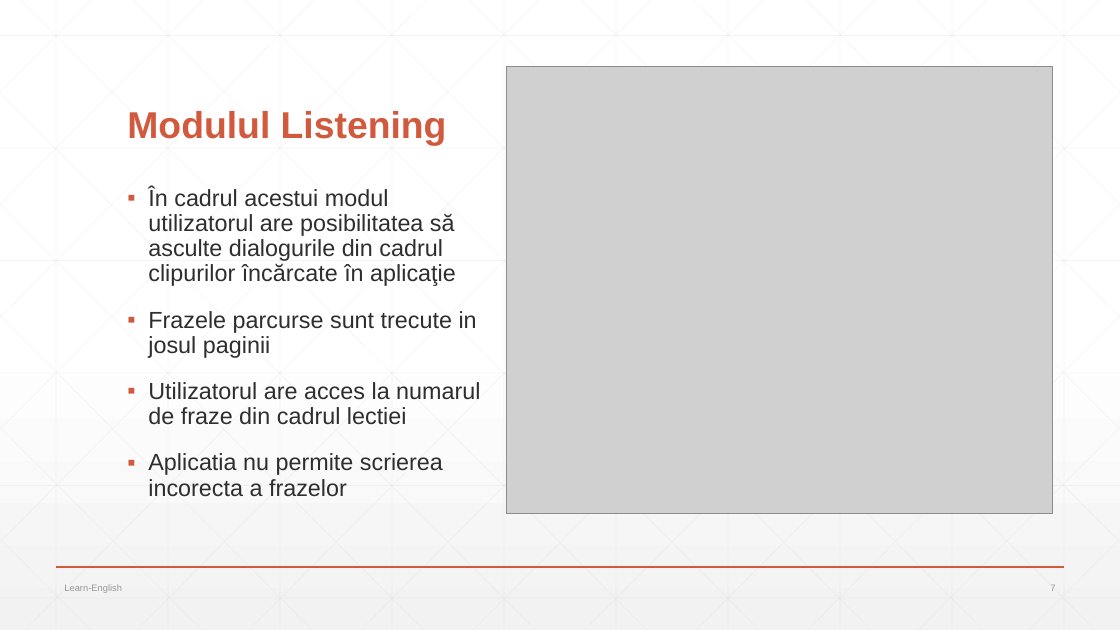
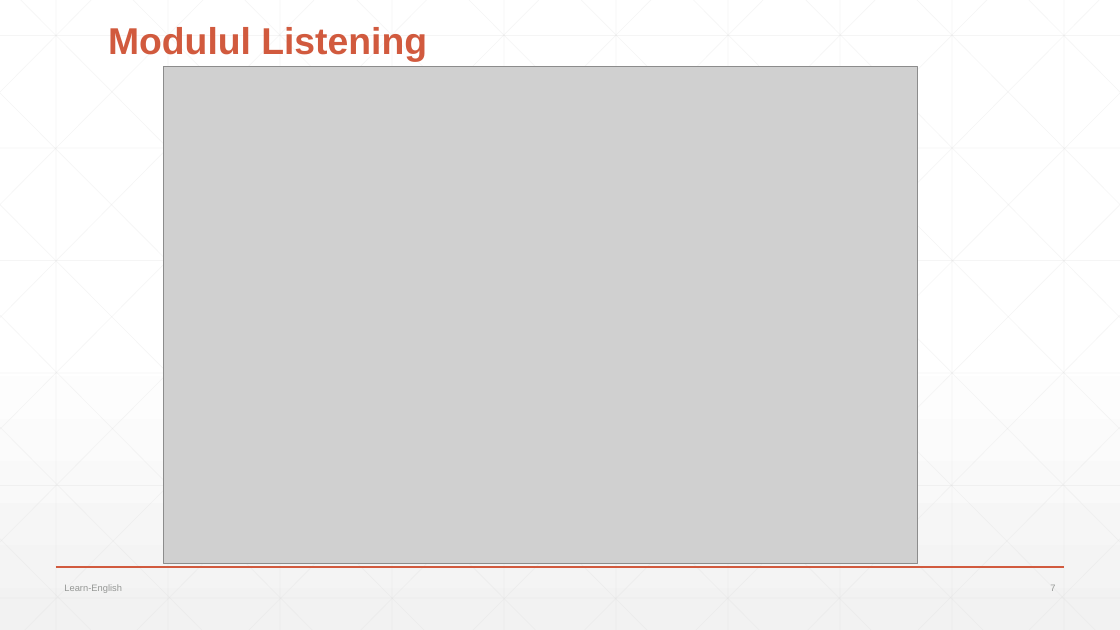
Before and after one commit to natalia031147/LearnEnglish, a slide deck: slide 7 of Prezentarea si Lucrarea scrisa/LEARN-ENGLISH-Prezentarea-Tasca Natalia.pptx. Drawn at 1120x630 pixels with LibreOffice and Linux fonts; fonts in the diff are those of the drawing; grey boxes stand for pictures. Boxes give left, top, right and bottom in pixels: in the first picture for what was removed or moved away, otherwise in the second. Text is boxed around its words. In the diff, an @@ line names an element or a change of style, - is before the commit and + after.

```diff
--- a/Prezentarea si Lucrarea scrisa/LEARN-ENGLISH-Prezentarea-Tasca Natalia.pptx
+++ b/Prezentarea si Lucrarea scrisa/LEARN-ENGLISH-Prezentarea-Tasca Natalia.pptx
@@ title "Modulul Listening": place and size @@
-title "Modulul Listening" at (127, 111, 447, 146)
+title "Modulul Listening" at (108, 27, 427, 62)
@@ picture added at (164, 67, 918, 564) @@
@@ picture removed at (507, 67, 1053, 514) @@
@@ text removed at (148, 187, 480, 497) @@
-▪ În cadrul acestui modul utilizatorul are posibilitatea să asculte dialogurile din cadrul clipurilor încărcate în aplicaţie
-▪ Frazele parcurse sunt trecute in josul paginii
-▪ Utilizatorul are acces la numarul de fraze din cadrul lectiei
-▪ Aplicatia nu permite scrierea incorecta a frazelor
```
Also in this commit, not shown: 7 other slides changed, 11 slides added, 4 slides removed, 11 other files.
